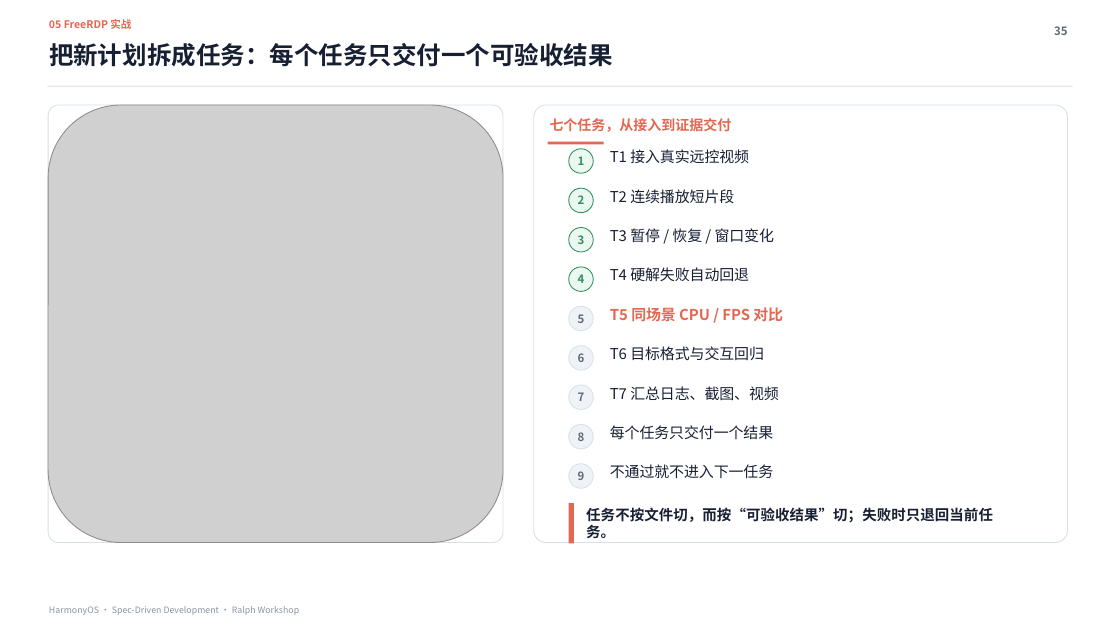
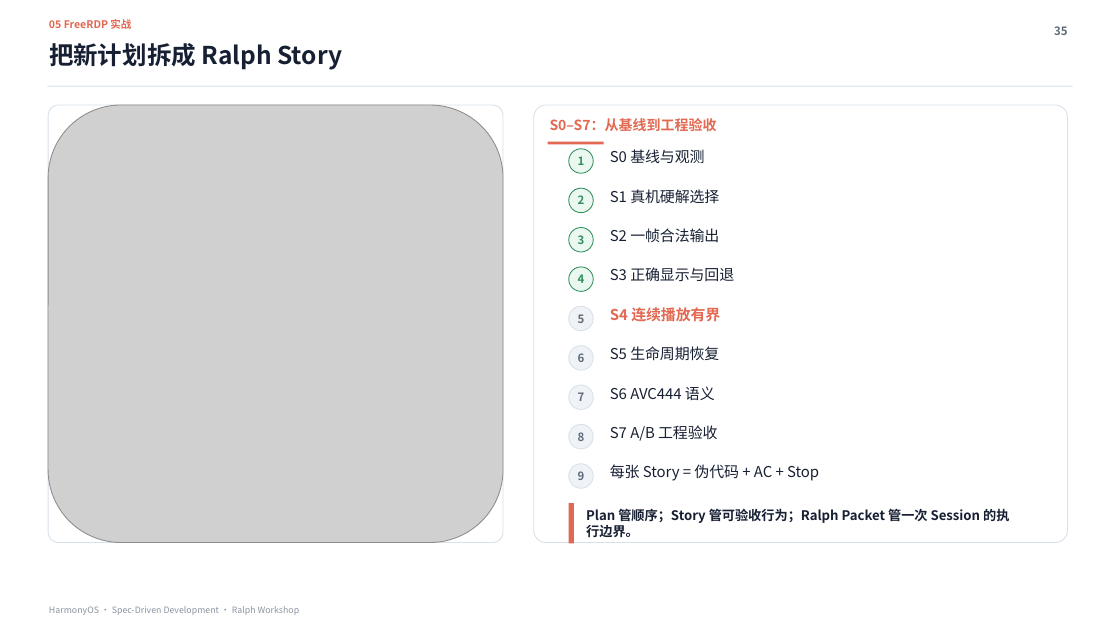
Before and after one commit to xiaomu120413/harmonyos-sdd-ralph-workshop, a slide deck: slide 35 of deliverables/HarmonyOS_SDD_Ralph_Workshop_MDM证据增强版.pptx. Drawn at 1120x630 pixels with LibreOffice and Linux fonts; fonts in the diff are those of the drawing; grey boxes stand for pictures. Boxes give left, top, right and bottom in pixels: in the first picture for what was removed or moved away, otherwise in the second. Text is boxed around its words. In the diff, an @@ line names an element or a change of style, - is before the commit and + after.

```diff
--- a/deliverables/HarmonyOS_SDD_Ralph_Workshop_MDM证据增强版.pptx
+++ b/deliverables/HarmonyOS_SDD_Ralph_Workshop_MDM证据增强版.pptx
@@ text at (49, 43, 342, 70): text changed @@
-把新计划拆成任务：每个任务只交付一个可验收结果
+把新计划拆成 Ralph Story
@@ text at (550, 118, 717, 132): text changed @@
-七个任务，从接入到证据交付
+S0–S7：从基线到工程验收
@@ text at (610, 149, 704, 163): text changed @@
-T1 接入真实远控视频
+S0 基线与观测
@@ text at (610, 189, 719, 203): text changed @@
-T2 连续播放短片段
+S1 真机硬解选择
@@ text at (610, 228, 719, 242): text changed @@
-T3 暂停 / 恢复 / 窗口变化
+S2 一帧合法输出
@@ text at (610, 267, 734, 282): text changed @@
-T4 硬解失败自动回退
+S3 正确显示与回退
@@ text at (610, 307, 720, 321): text changed @@
-T5 同场景 CPU / FPS 对比
+S4 连续播放有界
@@ text at (610, 346, 719, 361): text changed @@
-T6 目标格式与交互回归
+S5 生命周期恢复
@@ text at (610, 386, 715, 400): text changed @@
-T7 汇总日志、截图、视频
+S6 AVC444 语义
@@ text at (610, 425, 717, 441): text changed @@
-每个任务只交付一个结果
+S7 A/B 工程验收
@@ text at (610, 464, 819, 481): text changed @@
-不通过就不进入下一任务
+每张 Story = 伪代码 + AC + Stop
@@ text at (586, 508, 1009, 538): text changed; size 12.4 to 11.2 pt @@
-任务不按文件切，而按“可验收结果”切；失败时只退回当前任务。
+Plan 管顺序；Story 管可验收行为；Ralph Packet 管一次 Session 的执行边界。
```
Also in this commit, not shown: 1 other slide changed, 7 other files.
